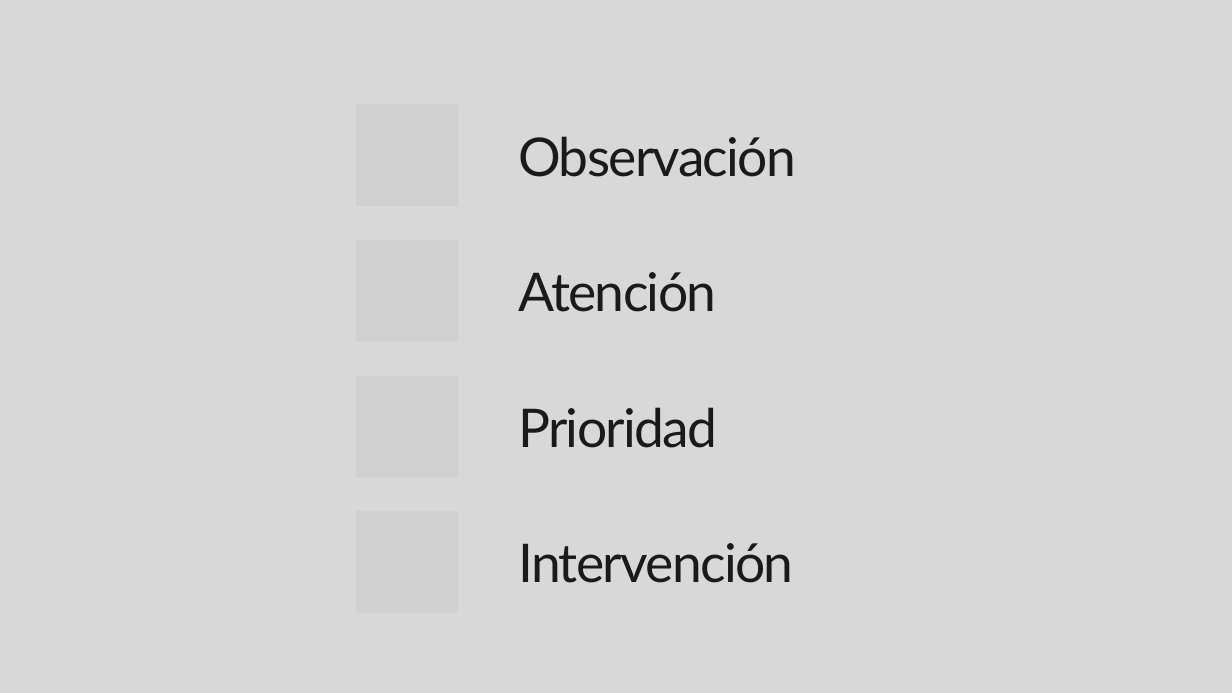
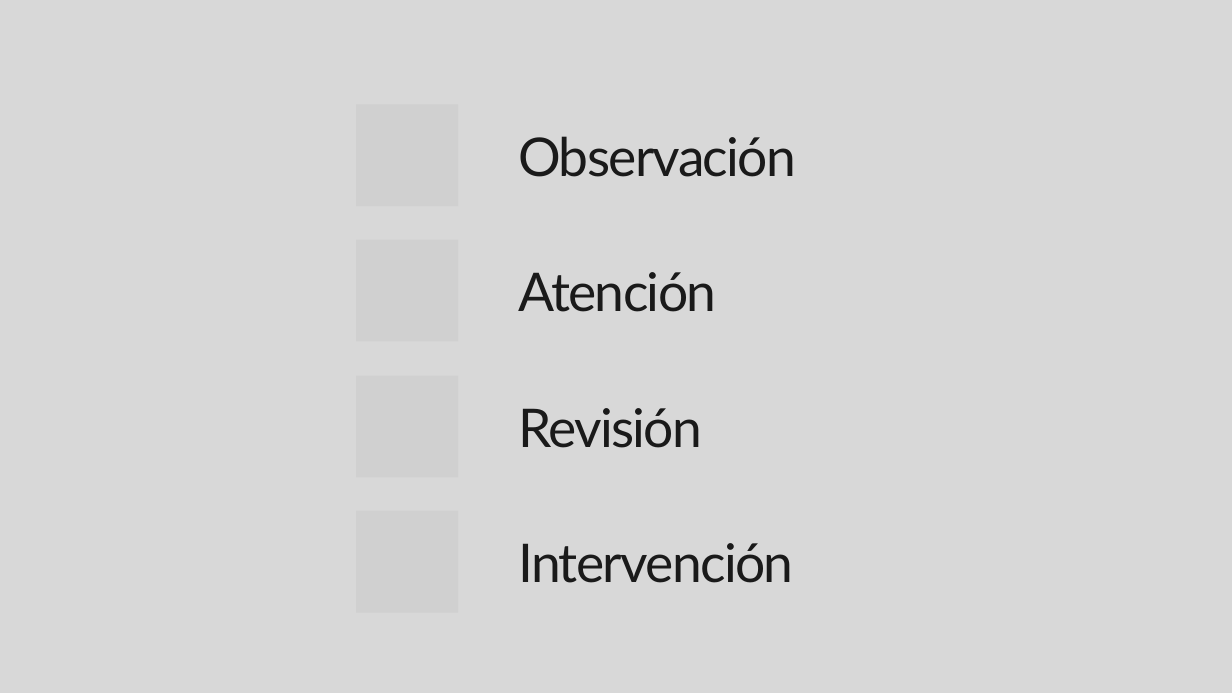
Before and after one commit to benjatapiav/ATEDA, a slide deck: slide 6 of Fase_1/Evidencias Grupales/Presentacion_ATEDA.pptx (slide 5 before the commit). Drawn at 1232x693 pixels with LibreOffice and Linux fonts; fonts in the diff are those of the drawing; grey boxes stand for pictures. Boxes give left, top, right and bottom in pixels: in the first picture for what was removed or moved away, otherwise in the second. Text is boxed around its words. In the diff, an @@ line names an element or a change of style, - is before the commit and + after.

```diff
--- a/Fase_1/Evidencias Grupales/Presentacion_ATEDA.pptx
+++ b/Fase_1/Evidencias Grupales/Presentacion_ATEDA.pptx
@@ text at (518,408,702,448): text changed @@
-Prioridad
+Revisión
```
Also in this commit, not shown: 3 other slides changed, 2 slides added, 1 slide removed.
